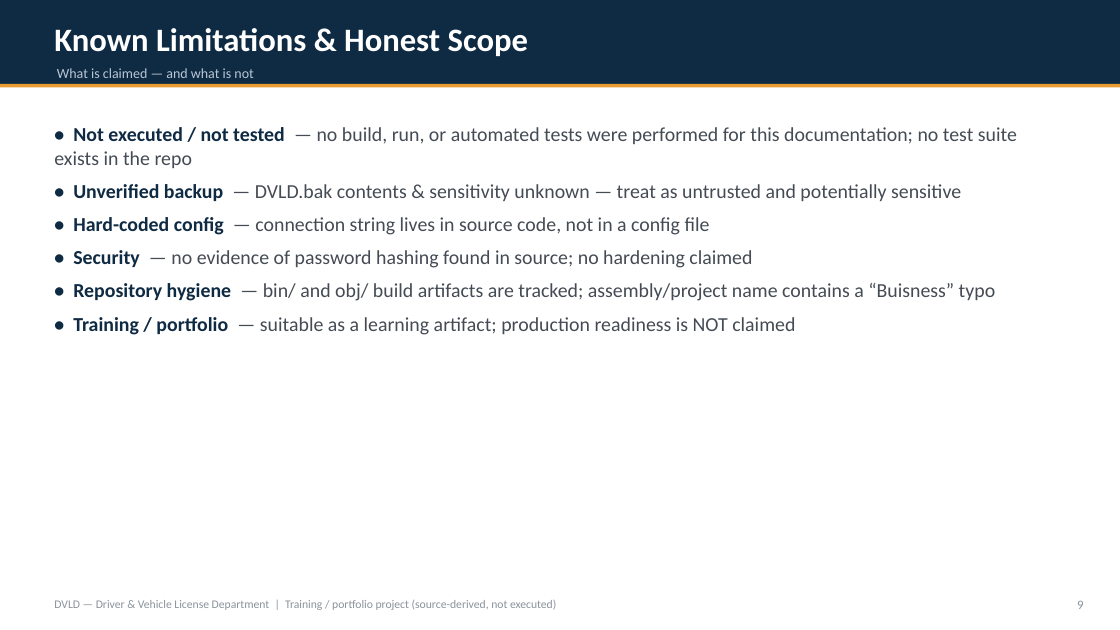
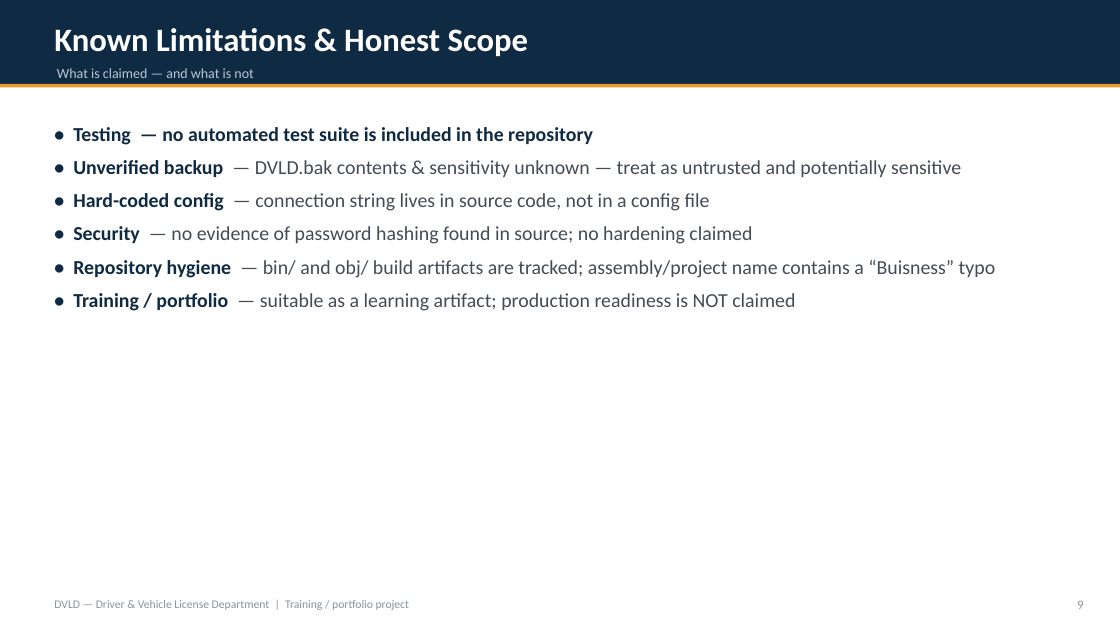
Before and after one commit to MamdouhAlsaodi/DVLD-Full-Stack-Database, a slide deck: slide 9 of docs/DVLD-System-Overview.pptx. Drawn at 1120x630 pixels with LibreOffice and Linux fonts; fonts in the diff are those of the drawing. Boxes give left, top, right and bottom in pixels: in the first picture for what was removed or moved away, otherwise in the second. Text is boxed around its words. In the diff, an @@ line names an element or a change of style, - is before the commit and + after.

```diff
--- a/docs/DVLD-System-Overview.pptx
+++ b/docs/DVLD-System-Overview.pptx
@@ text at (73, 127, 593, 145): text changed; text colour #444B54 to #0F2A43; bold on @@
-• Not executed / not tested — no build, run, or automated tests were performed for this documentation; no test suite exists in the repo
+• Testing — no automated test suite is included in the repository
@@ text at (54, 600, 409, 610): text changed @@
-DVLD — Driver & Vehicle License Department | Training / portfolio project (source-derived, not executed)
+DVLD — Driver & Vehicle License Department | Training / portfolio project
```
Also in this commit, not shown: 7 other slides changed, 2 other files.
